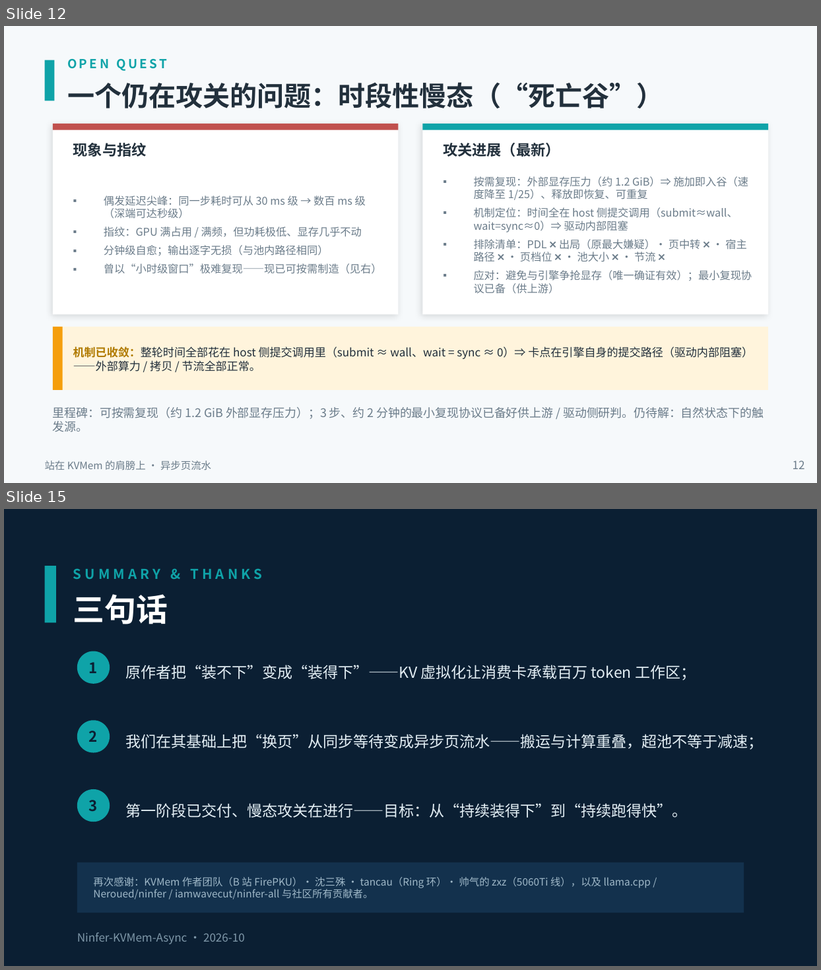
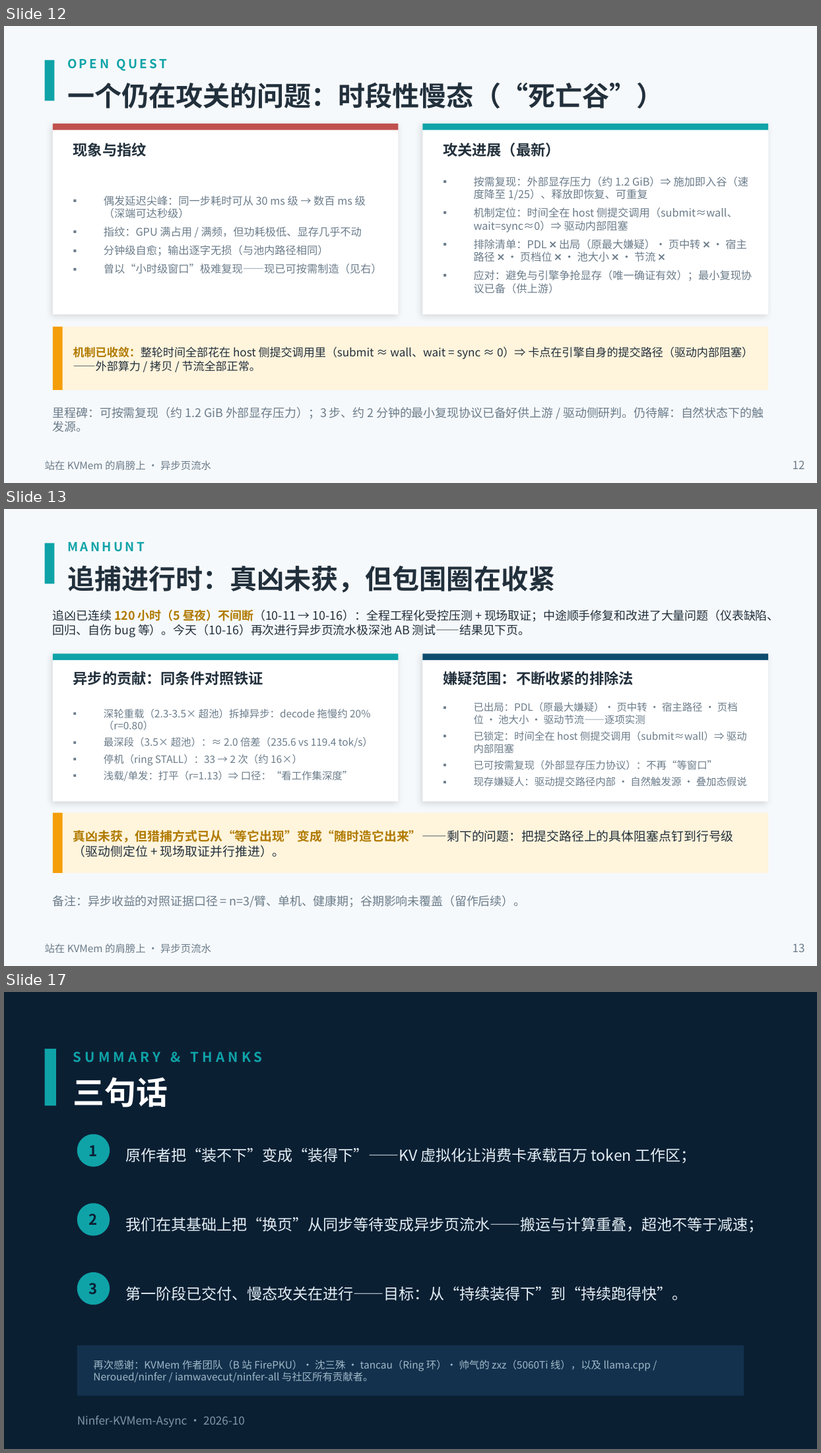
Before and after one commit to paicat1/Ninfer-KVMem-Async, a slide deck: docs/异步页流水-技术说明.pptx. Shown one above the other, each under a label of ours: slides 12 and 15 before the commit, slides 12, 13 and 17 after it; the slides between them are not shown. The pictures are 821x970 and 821x1453 pixels, drawn with LibreOffice and Linux fonts; fonts in the diff are those of the drawing. Boxes give left, top, right and bottom in pixels: in the first picture for what was removed or moved away, otherwise in the second. Text is boxed around its words. In the diff, an @@ line names an element or a change of style, - is before the commit and + after.

```diff
--- a/docs/异步页流水-技术说明.pptx
+++ b/docs/异步页流水-技术说明.pptx
@@ slide 13 added at [4, 509, 817, 966], background #F6F9FB @@
@@ rectangle added at [45, 543, 54, 584], fill #0FA3A8 @@
@@ text added at [67, 542, 145, 552], 11 pt, text #0FA3A8, bold @@
+MANHUNT
@@ text added at [67, 566, 555, 593], 24 pt, text #22303C, bold @@
+追捕进行时：真凶未获，但包围圈在收紧
@@ text added at [53, 609, 780, 638], 10.5 pt, text #22303C @@
+追凶已连续 120 小时（5 昼夜）不间断（10-11 → 10-16）：全程工程化受控压测 + 现场取证；中途顺手修复和改进了大量问题（仪表缺陷、回归、自伤 bug 等）。今天（10-16）再次进行异步页流水极深池 AB 测试——结果见下页。
@@ rectangle added at [53, 654, 399, 802], fill #FFFFFF @@
@@ rectangle added at [53, 654, 399, 660], fill #0FA3A8 @@
@@ rectangle added at [422, 654, 768, 802], fill #FFFFFF @@
@@ rectangle added at [422, 654, 768, 660], fill #0E4C6E @@
@@ text added at [73, 671, 263, 685], 13 pt, text #22303C, bold @@
+异步的贡献：同条件对照铁证
@@ text added at [443, 671, 633, 685], 13 pt, text #22303C, bold @@
+嫌疑范围：不断收紧的排除法
@@ text added at [474, 702, 747, 786], 9 pt, text #6B7C8A @@
+▪ 已出局：PDL（原最大嫌疑）· 页中转 · 宿主路径 · 页档位 · 池大小 · 驱动节流——逐项实测
+▪ 已锁定：时间全在 host 侧提交调用（submit≈wall）⇒ 驱动内部阻塞
+▪ 已可按需复现（外部显存压力协议）：不再“等窗口”
+▪ 现存嫌疑人：驱动提交路径内部 · 自然触发源 · 叠加态假说
@@ text added at [104, 709, 373, 782], 9 pt, text #6B7C8A @@
+▪ 深轮重载（2.3-3.5× 超池）拆掉异步：decode 拖慢约 20%（r=0.80）
+▪ 最深段（3.5× 超池）：≈ 2.0 倍差（235.6 vs 119.4 tok/s）
+▪ 停机（ring STALL）：33 → 2 次（约 16×）
+▪ 浅载/单发：打平（r=1.13）⇒ 口径：“看工作集深度”
@@ rectangle added at [53, 813, 768, 873], fill #FFF4DC @@
@@ rectangle added at [53, 813, 63, 873], fill #F59E0B @@
@@ text added at [73, 830, 734, 857], 11 pt, text #22303C @@
+真凶未获，但猎捕方式已从“等它出现”变成“随时造它出来”——剩下的问题：把提交路径上的具体阻塞点钉到行号级（驱动侧定位 + 现场取证并行推进）。
@@ text added at [53, 896, 526, 908], 10.5 pt, text #6B7C8A @@
+备注：异步收益的对照证据口径 = n=3/臂、单机、健康期；谷期影响未覆盖（留作后续）。
@@ text added at [45, 944, 211, 953], 9 pt, text #6B7C8A @@
+站在 KVMem 的肩膀上 · 异步页流水
@@ text added at [793, 944, 805, 953], 10 pt, text #6B7C8A @@
+13
@@ what was slide 15 is now slide 17 @@
```
Also in this commit, not shown: 4 slides changed, 1 other slide added, 3 other files.
